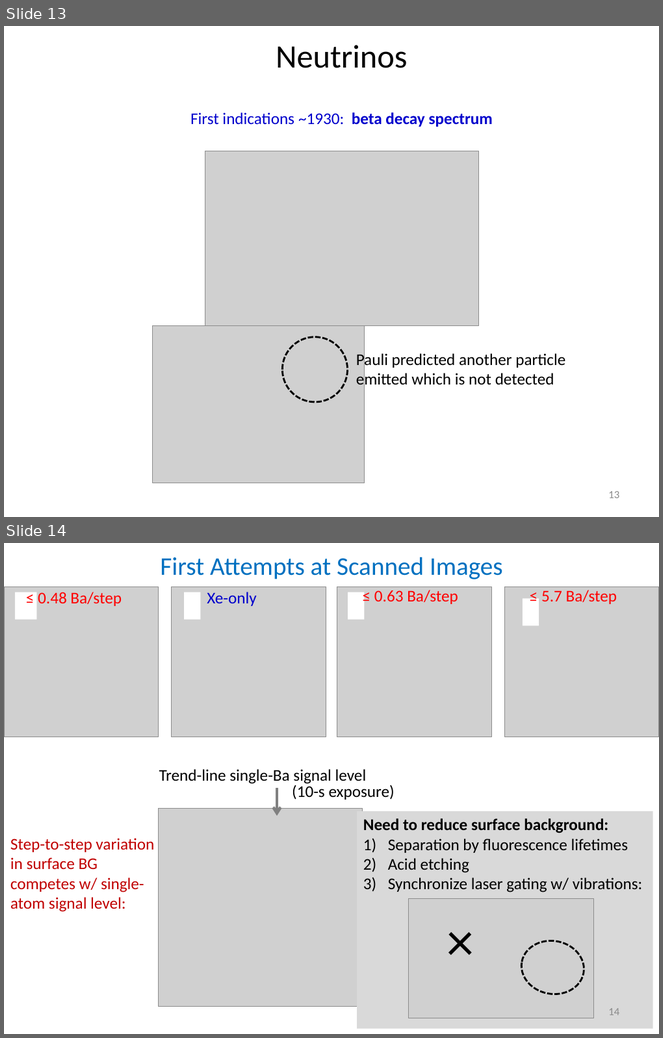
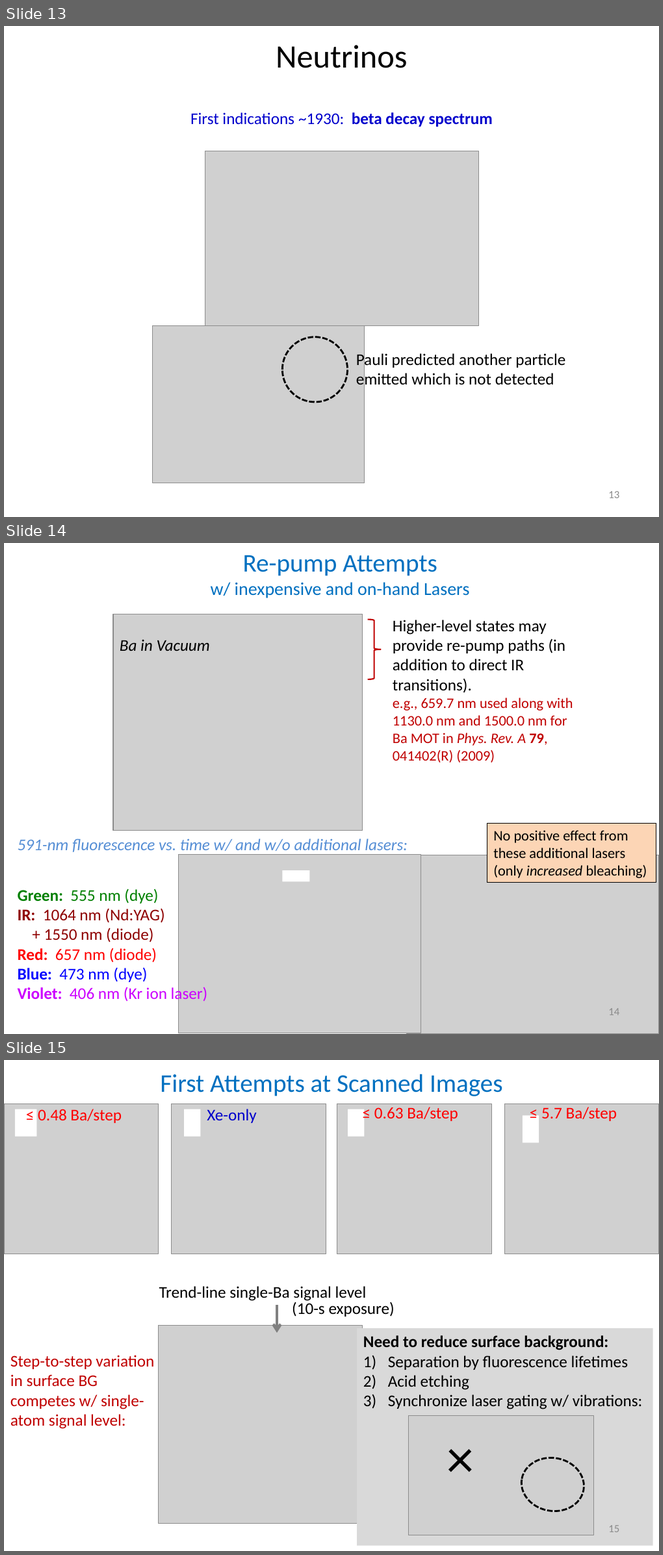
Before and after one commit to Waltmon/timthesis, a slide deck: defense/extras/defense - Copy.pptx. Shown one above the other, each under a label of ours: slides 13 and 14 before the commit, slides 13, 14 and 15 after it. The pictures are 663x1038 and 663x1555 pixels, drawn with LibreOffice and Linux fonts; fonts in the diff are those of the drawing; grey boxes stand for pictures. Boxes give left, top, right and bottom in pixels: in the first picture for what was removed or moved away, otherwise in the second. Text is boxed around its words. In the diff, an @@ line names an element or a change of style, - is before the commit and + after.

```diff
--- a/defense/extras/defense - Copy.pptx
+++ b/defense/extras/defense - Copy.pptx
@@ slide 14 added at (x1=4, y1=543, x2=659, y2=1034), background #FFFFFF @@
@@ text added at (x1=211, y1=555, x2=469, y2=598), 20 pt, text #0070C0 @@
+Re-pump Attempts
+w/ inexpensive and on-hand Lasers
@@ picture added at (x1=113, y1=614, x2=362, y2=831) @@
@@ right brace added at (x1=367, y1=620, x2=381, y2=680), outline #C00000 1.5 pt @@
@@ text added at (x1=393, y1=620, x2=573, y2=763), 16 pt, text #C00000 @@
+Higher-level states may provide re-pump paths (in addition to direct IR transitions).
+e.g., 659.7 nm used along with 1130.0 nm and 1500.0 nm for
+Ba MOT in Phys. Rev. A 79, 041402(R) (2009)
@@ text added at (x1=120, y1=640, x2=210, y2=651), 18 pt, text #000000, italic @@
+Ba in Vacuum
@@ rectangle added at (x1=488, y1=823, x2=657, y2=883), fill #FCD5B5, outline #000000 0.75 pt, 16 pt, text #000000 @@
+No positive effect from these additional lasers (only increased bleaching)
@@ text added at (x1=18, y1=839, x2=408, y2=852), 18 pt, text #558ED5, italic @@
+591-nm fluorescence vs. time w/ and w/o additional lasers:
@@ picture added at (x1=179, y1=854, x2=421, y2=1034) @@
@@ rectangle added at (x1=282, y1=871, x2=310, y2=882), fill #FFFFFF @@
@@ picture added at (x1=407, y1=855, x2=659, y2=1034) @@
@@ text added at (x1=18, y1=889, x2=208, y2=1004), 18 pt, text #8E0000 @@
+Green: 555 nm (dye)
+IR: 1064 nm (Nd:YAG)
++ 1550 nm (diode)
+Red: 657 nm (diode)
+Blue: 473 nm (dye)
+Violet: 406 nm (Kr ion laser)
@@ page number added at (x1=608, y1=1008, x2=620, y2=1016), 12 pt, text #8C8C8C @@
+14
@@ what was slide 14 is now slide 15 @@
@@ page number at (x1=608, y1=1525, x2=620, y2=1533): text changed @@
-14
+15
```
Also in this commit, not shown: 1 other file.
